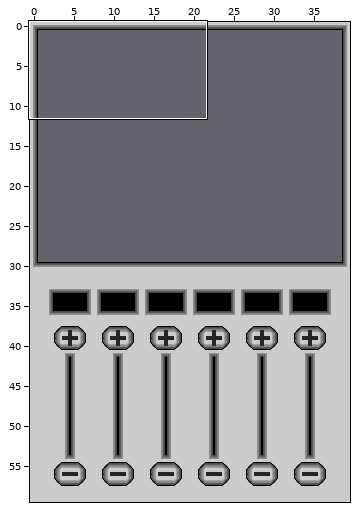
An edit to a level. Tiled map, assets/bg2.tmx. Above, an overview of the earlier version with the close-up marked.
Close-up. The starting point:
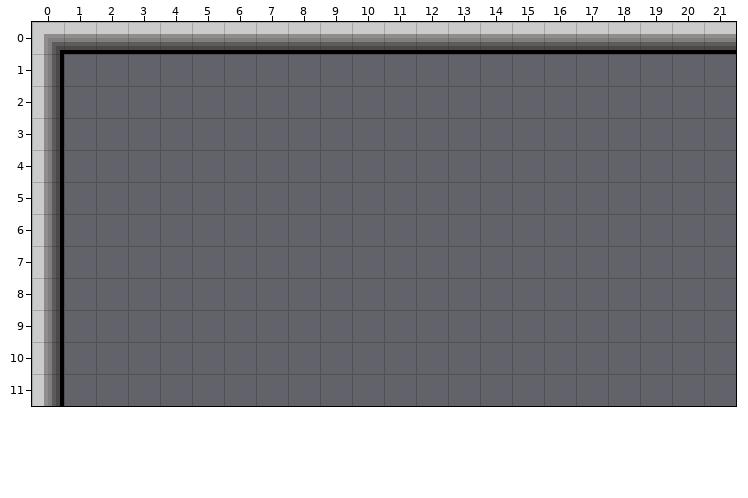
Cells are 8x8 px. Shown: x 0..21, y 0..11. The commit also changed other parts of the map, which this record leaves out.
Now the later version:
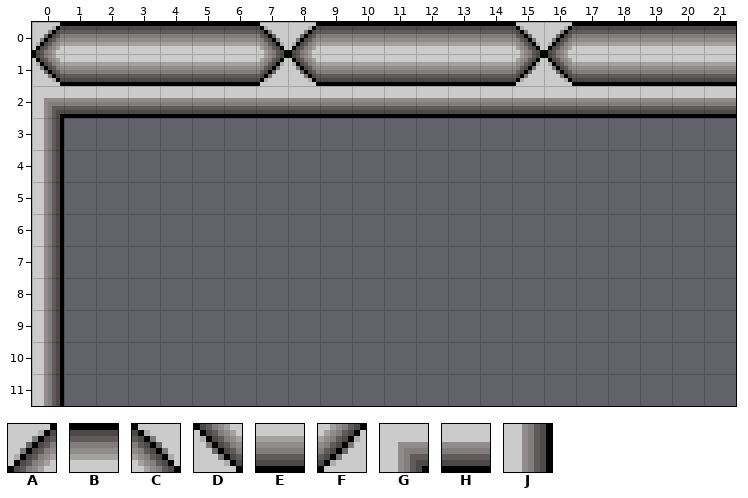
Key: from "minus": A 0, B 1, C 3, D 8, E 9, F 11; from "ram": G 0, H 1, J 8.
_ is an empty cell.
Tiles replaced or removed in this view: G, H, J.
Edits made:
Changed rows in their new state; . is an unchanged cell.
Layer "Tile Layer 1":
first column x 0:
 0 ABBBBBBCABBBBBBCABBBBB
 1 DEEEEEEFDEEEEEEFDEEEEE
 2 GHHHHHHHHHHHHHHHHHHHHH
Pixel boxes of the changes (left, top, right, bottom) in both close-ups:
changed: (32, 22, 736, 118)
